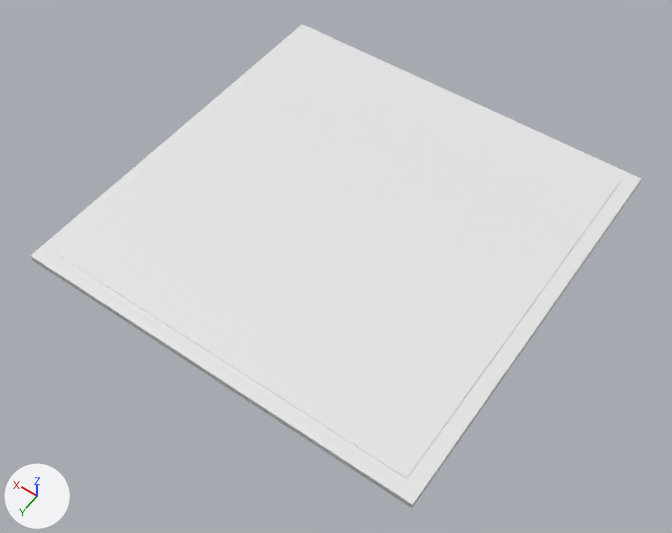
An edit to the OBJ model Models/Board/board.obj, drawn before and after from the same camera.
One viewpoint serves both versions: a camera (50 mm lens) standing at (-11.8, 19.0, 28.1) and looking at (1.5, 0.5, -1.0). The axes (+X, +Y, +Z) are drawn at lower left. The lights are the same throughout. Materials are left out; every surface is plain grey. Where no turn or scale is listed for an object, it has been applied to the vertices.

The first picture shows 'Plane.001_Plane.002', 'Plane.002_Plane.001', 'Plane_Plane.003'.
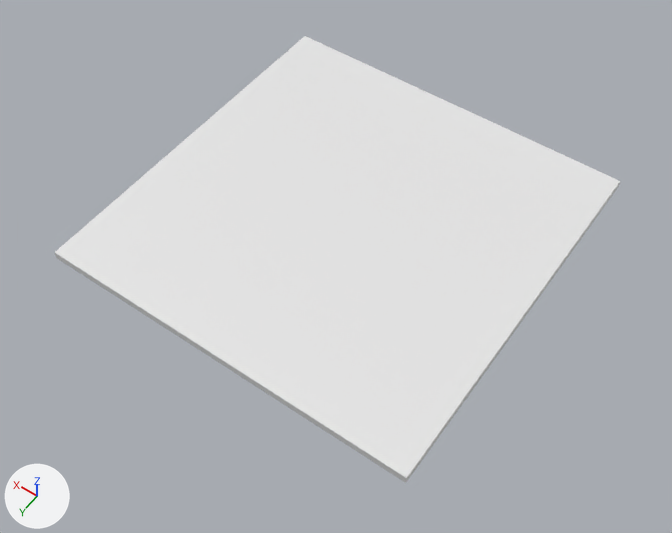
The change in detail:
Object 'Plane_Plane.003' (ob_plane_plane_003) is deleted.

Where the change shows, as pixel boxes [x1, y1, x2, y2] in the pictures (672 x 533 px):
'Plane_Plane.003', deleted
    before: [31, 24, 641, 509]
